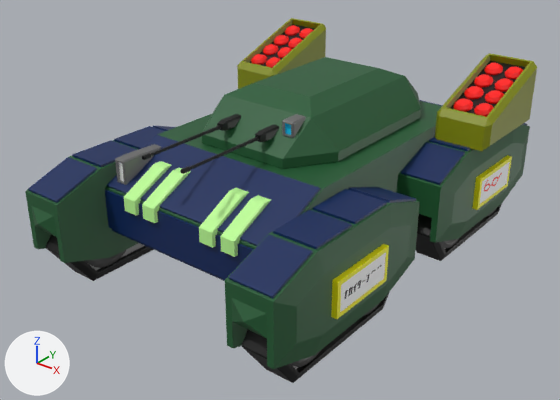
The FBX model blackout/Assets/Models/fbx/tank_missile_gun.fbx, before and after one commit.
One viewpoint serves both versions: a 50 mm camera at (8.24, -10.96, 6.14) aimed at (-0.14, -0.49, -0.35). Every picture has the same lights, and +X, +Y and +Z are marked at lower left.

The scene before the commit, as lines of its bpy script (objects in view):
```python
mat_material_001 = principled_material('Material.001')
mat_material_001.texture = img_tank_mat_png
me_立方体_002 = bpy.data.meshes.new('立方体.002')
me_立方体_002.from_pydata(...)  # 5264 vertices, 4458 faces; spans x -3.03..3.03, y -4.35..4.41, z -1.43..2.05
me_立方体_002.materials.append(mat_material_001)  # picture img_tank_mat_png
ob_body = bpy.data.objects.new('body', me_立方体_002)
ob_body.location = (0.0, 0.0, 0.0)
```
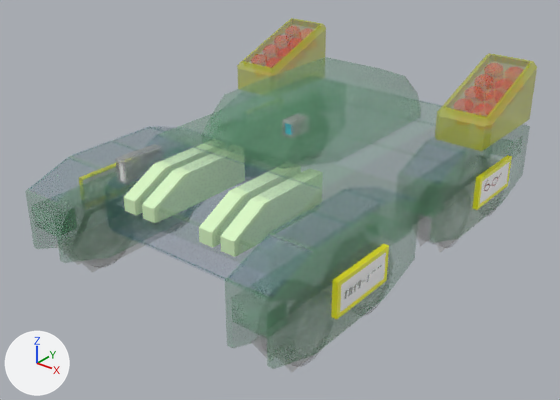
The newer file is also turned or shifted as a whole; pictures and numbers use the older file's frame.

Location of each change, [x1, y1, x2, y2] in pixels of the pictures (560 x 400 px):
'body', surface changed: [25, 18, 537, 383] in both

Edits to the bpy script that builds the scene:
```text
Change img_tank_mat_png:
    img_tank_mat_png: load_image('tank_mat.png', '../tank_mat.png', 1024, 1024, 'sRGB') -> load_image('tank_mat.png', '../tank_mat.png', 1024, 1024, 'Non-Color')
Change mat_material_001:
    add n3 = _N.new('ShaderNodeTexImage'); n3.name = 'Image Texture.001'
    add n3.image = img_tank_mat_png
    where n0 = _N.new('ShaderNodeBsdfPrincipled'); n0.name = 'Principled BSDF'
    add _L.new(n3.outputs[0], n0.inputs[4])  # 'Color' to 'Alpha'
```
